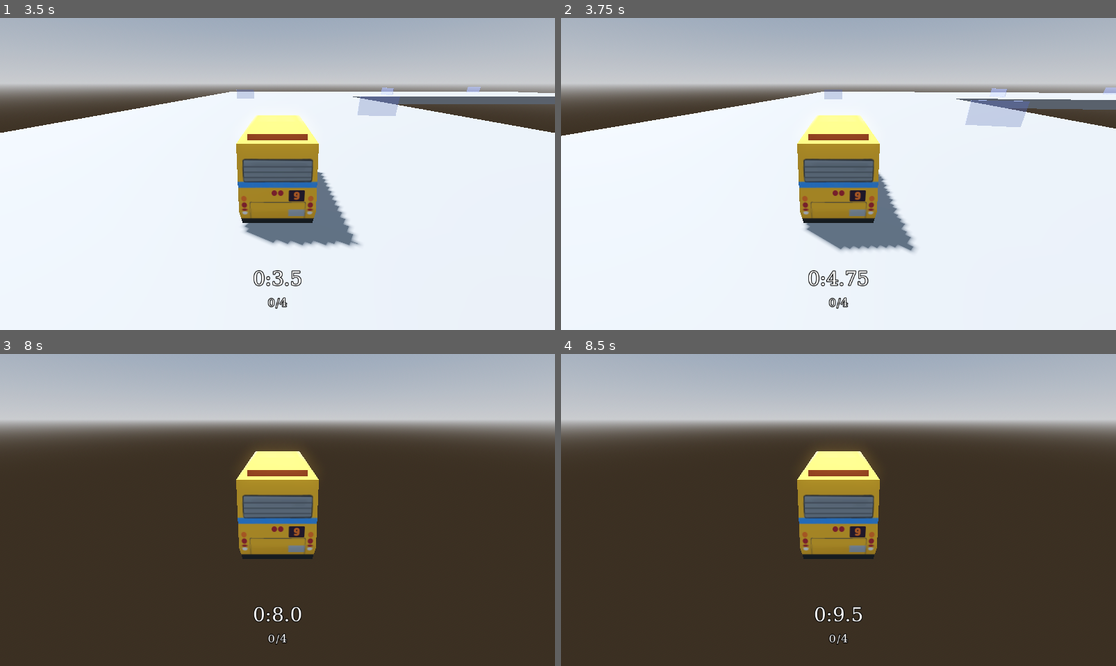
Above: before the commit, frames 1-4 (two rows, left to right).
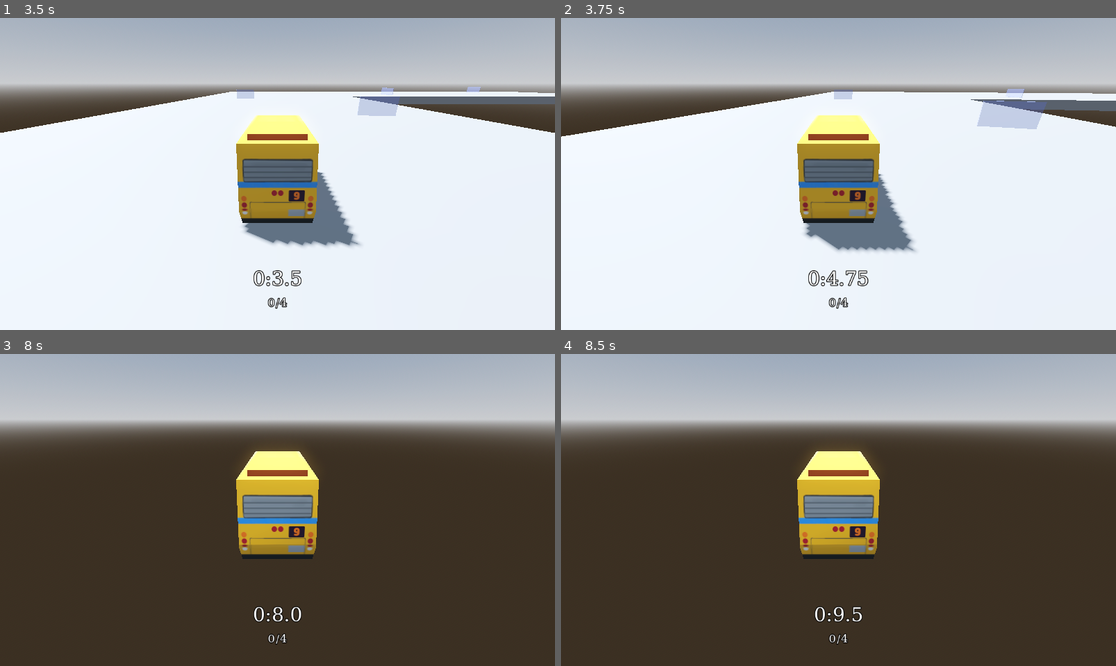
Above: after the commit, the same moments.

Repository: Username4DSchool/racing_game
Game: Godot game, scene res://tracks/track_1.tscn
The game is run twice, just before and just after one commit, with the same random seed, the same clock (stepped at 60 frames per second) and the same inputs. This scene is started directly instead of the project's main scene.
Inputs:
- Up to frame 1 (3.5 s): hold Right (ui_right) 0.53-1.28 s; hold Down (ui_down) 1.28-2.03 s; hold Right (ui_right) 2.03-2.78 s; hold Up (ui_up) from 2.78 s (still down)
- Up to frame 2 (3.75 s): release Up (ui_up) at 3.53 s; hold Left (ui_left) from 3.53 s (still down)
- Up to frame 3 (8 s): tap R (respawn) at 4.15 s; release Left (ui_left) at 5.03 s; hold Down (ui_down) 5.03-5.78 s; hold Right (ui_right) 5.78-6.53 s; hold Up (ui_up) 6.53-7.28 s; hold Right (ui_right) from 7.28 s (still down)
- Up to frame 4 (8.5 s): release Right (ui_right) at 8.03 s; hold Down (ui_down) from 8.03 s (still down)

Frame 1 is identical in both runs. In frame 2, 1.5% of the frame differs, in the area x 0-100%, y 22-75%; in frame 3, 2.7%; in frame 4, 2.7%, in the area x 42-58%, y 40-62%.
Error before the commit: Invalid assignment of property or key 'rotation' with value of type 'float' on a base object of type 'CharacterBody3D (car.gd)'. (res://track.gd:49)
Error after the commit: Invalid assignment of property or key 'velocity' with value of type 'Vector2' on a base object of type 'CharacterBody3D (car.gd)'. (res://track.gd:55)

Commit message:
Added respawning in checkpoints

Diff:
--- a/car.gd
+++ b/car.gd
@@ -8,9 +8,9 @@
 func _physics_process(delta: float) -> void:
 	if Input.get_axis("ui_left", "ui_right") and speed > 0:
 		if speed < 0.2:
-			steering = move_toward(steering, Input.get_axis("ui_left", "ui_right"), 0.1 * speed)
+			steering = move_toward(steering, Input.get_axis("ui_left", "ui_right"), 0.3 * speed)
 		else:
-			steering = move_toward(steering, Input.get_axis("ui_left", "ui_right"), 0.1)
+			steering = move_toward(steering, Input.get_axis("ui_left", "ui_right"), 0.2)
 	else:
 		steering = move_toward(steering, 0, 0.1)
 
--- a/track.gd
+++ b/track.gd
@@ -46,7 +46,7 @@
 
 func respawn():
 	$car/car.position = checkpoint_data["Position"]
-	$car/car.rotation = checkpoint_data["Rotation"]
+	$car/car.rotation.y = checkpoint_data["Rotation"]
 	$car/car.speed = checkpoint_data["Speed"]
 	$car/car.steering= checkpoint_data["Steering"]
 	$car/car.sliding= checkpoint_data["Sliding"]
